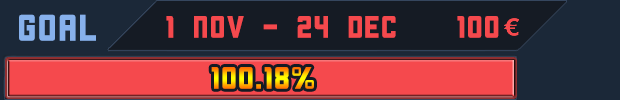
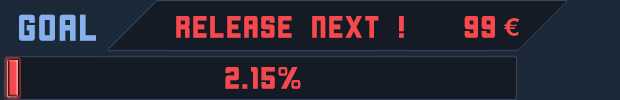
The second (620, 100) image is a revision of the first. Changes to its layers:
renamed "100" to "99", painted on it over [left=457, top=16, right=499, bottom=38]
renamed "100.18%" to "2.15%", painted on it over [left=211, top=67, right=314, bottom=89]
renamed "1 nov - 24 dec" to "Release next !", painted on it over [left=166, top=16, right=404, bottom=38]
showed "Layer 8 copy", painted on it over [left=8, top=60, right=488, bottom=96]
renamed "Layer 8" to "Red Bar", hid it over [left=8, top=60, right=514, bottom=96]
